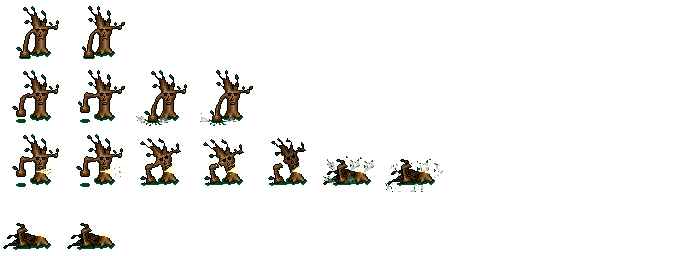
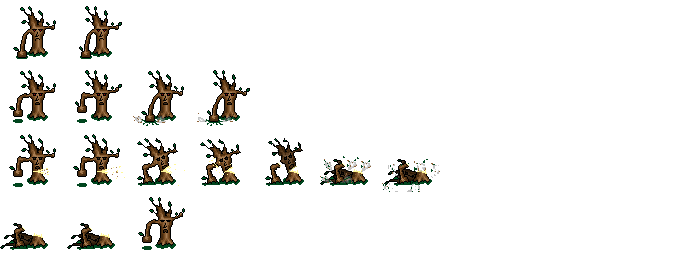
Layers edited between the first and the second 684 x 256 image:
added layer "Layer 20" above "Layer 18" over (x1=36, y1=103, x2=293, y2=250)
painted on "Layer 18" over (x1=0, y1=6, x2=443, y2=250)
